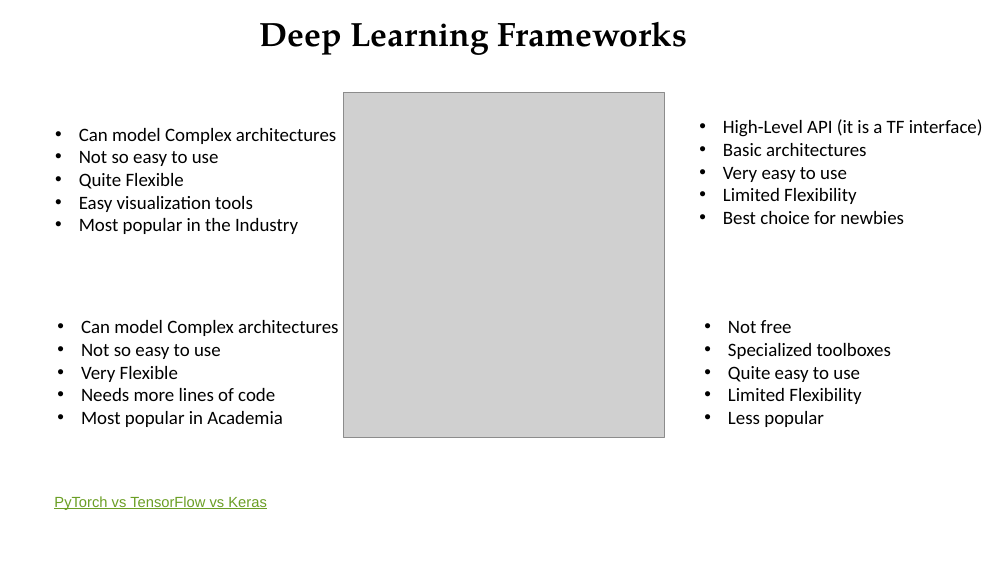
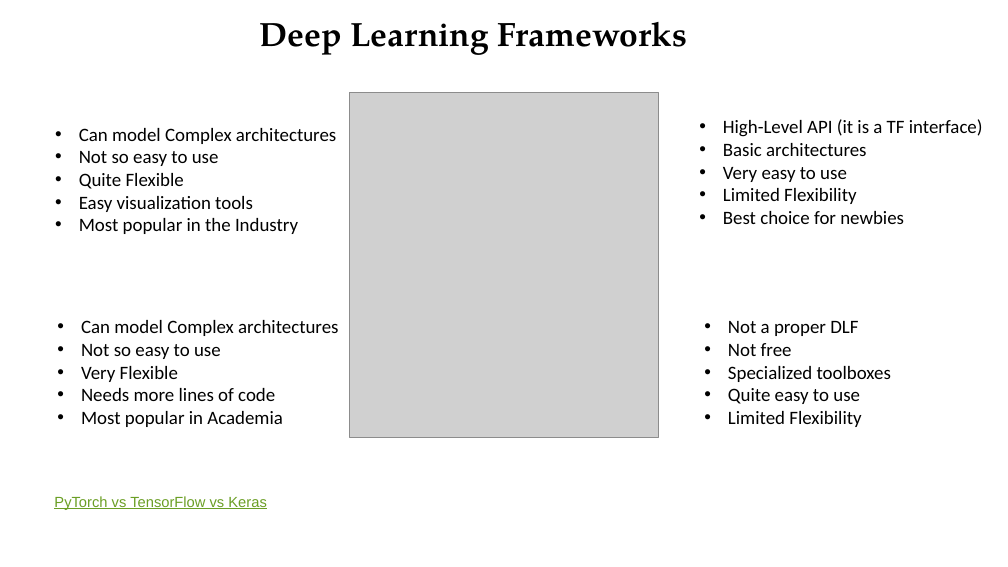
Before and after one commit to Nemenick/FCA_DeepNeuralNework-with-TensorFlow, a slide deck: slide 2 of __Morphing_FCA_DeepNeuralNework with TensorFlow_lezione.pptx. Drawn at 1008x567 pixels with LibreOffice and Linux fonts; fonts in the diff are those of the drawing; grey boxes stand for pictures. Boxes give left, top, right and bottom in pixels: in the first picture for what was removed or moved away, otherwise in the second. Text is boxed around its words. In the diff, an @@ line names an element or a change of style, - is before the commit and + after.

```diff
--- a/__Morphing_FCA_DeepNeuralNework with TensorFlow_lezione.pptx
+++ b/__Morphing_FCA_DeepNeuralNework with TensorFlow_lezione.pptx
@@ picture: place and size @@
-picture at box(343, 92, 665, 437)
+picture at box(349, 92, 659, 437)
@@ text at box(728, 321, 858, 336): paragraph added @@
+• Not a proper DLF
@@ text at box(728, 411, 824, 427): paragraph removed @@
-• Less popular
```
Also in this commit, not shown: 3 other slides changed, 1 slide added, 1 other file.
